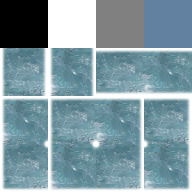
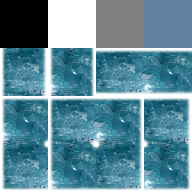
Two versions of the same layered image (192 × 192). Layer-by-layer changes:
painted on "Layer 1" over 1, 48, 192, 191
